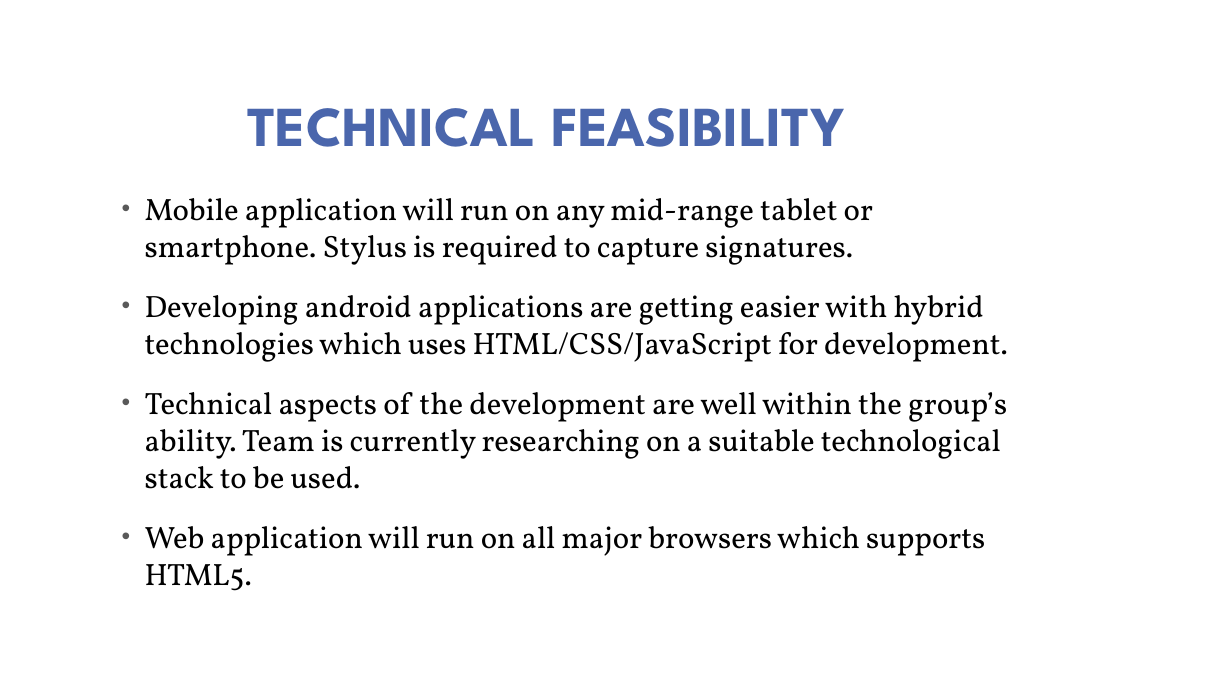
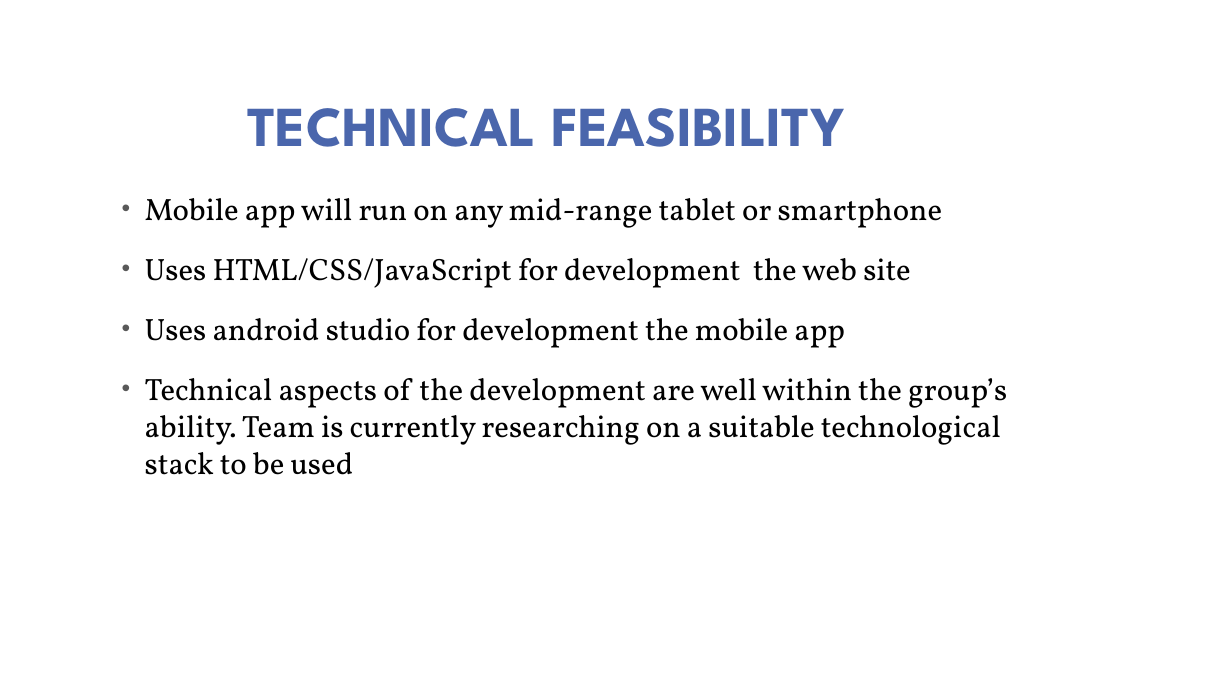
Before and after one commit to Dhanushka-Sanjaya/2nd-year-Group-Project, a slide deck: slide 16 of presentation/GROUP 13.pptx. Drawn at 1232x693 pixels with LibreOffice and Linux fonts; fonts in the diff are those of the drawing; background and template pictures are left out. Boxes give left, top, right and bottom in pixels: in the first picture for what was removed or moved away, otherwise in the second. Text is boxed around its words. In the diff, an @@ line names an element or a change of style, - is before the commit and + after.

```diff
--- a/presentation/GROUP 13.pptx
+++ b/presentation/GROUP 13.pptx
@@ text at box(145, 198, 1007, 475): text changed @@
-• Mobile application will run on any mid-range tablet or smartphone. Stylus is required to capture signatures.
-• Developing android applications are getting easier with hybrid technologies which uses HTML/CSS/JavaScript for development.
-• Technical aspects of the development are well within the group’s ability. Team is currently researching on a suitable technological stack to be used.
-• Web application will run on all major browsers which supports HTML5.
+• Mobile app will run on any mid-range tablet or smartphone
+• Uses HTML/CSS/JavaScript for development the web site
+• Uses android studio for development the mobile app
+• Technical aspects of the development are well within the group’s ability. Team is currently researching on a suitable technological stack to be used
```
Also in this commit, not shown: 3 other slides changed, 5 slides added, 4 slides removed.
